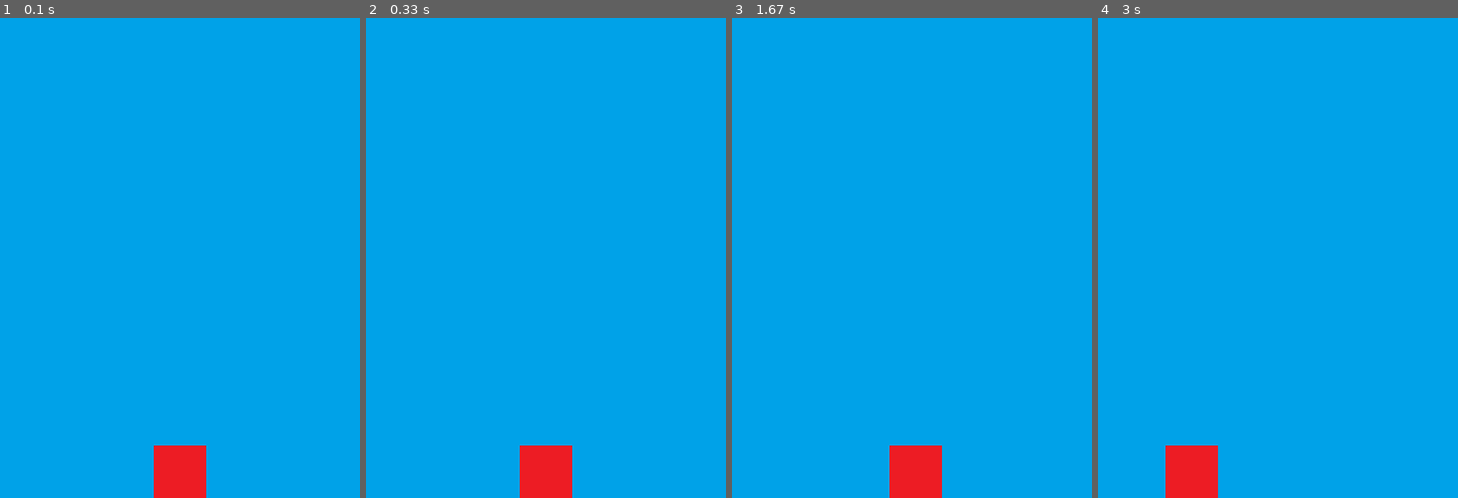
Above: before the commit, frames 1-4 (left to right).
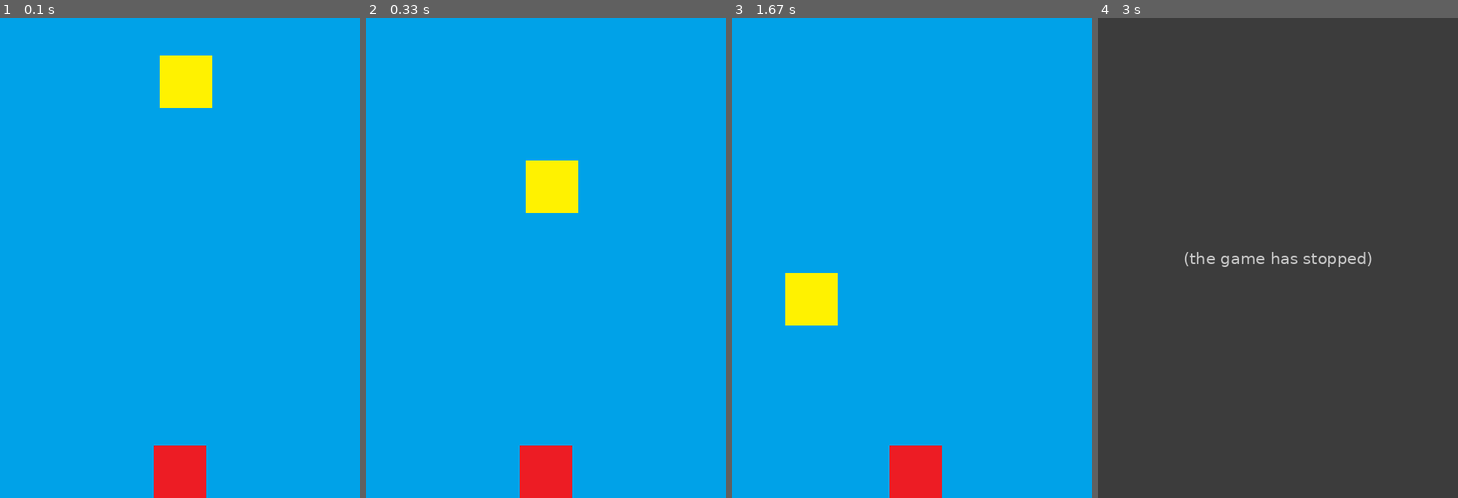
Above: after the commit, the same moments.

Repository: tndud042713/python_game
Game: pygame game, started from pygame_workspace/pygame_basic/quiz.py
The game is run twice, just before and just after one commit, with the same random seed, the same clock (stepped at 60 frames per second) and the same inputs.
Inputs:
- Up to frame 1 (0.1 s): no input
- Up to frame 2 (0.33 s): no input
- Up to frame 3 (1.67 s): hold Right 0.33-0.8 s; hold Right 0.83-1.3 s; hold Left from 1.33 s (still down)
- Up to frame 4 (3 s): release Left at 1.87 s

The runs differ from the first frame. In frame 1, 1.6% of the frame differs, in the area x 44-59%, y 7-19%; in frame 2, 1.6%; in frame 3, 1.6%; in frame 4, 100%, in the area x 0-100%, y 0-100%.
After the commit the program exited at 1.93 s; later frames show no game.

Commit message:
똥피하기 게임 기본틀

Diff:
--- a/pygame_workspace/pygame_basic/quiz.py
+++ b/pygame_workspace/pygame_basic/quiz.py
@@ -1,3 +1,4 @@
+import random
 import pygame
 ################################################################################
 # 기본 초기화 (반드시 해야 하는 것들)
@@ -18,12 +19,10 @@
 # 1. 사용자 게임 초기화 (배경 화면, 게임 이미지, 좌표, 폰트 등)
 
 # 배경만들기
-background = pygame.image.load(
-    "C:\\Users\\USER\\OneDrive\\문서\\python_game\\pygame_workspace\\pygame_basic\\background.png")
+background = pygame.image.load("background.png")
 
 # 캐릭터 만들기
-character = pygame.image.load(
-    "C:\\Users\\USER\\OneDrive\\문서\\python_game\\pygame_workspace\\pygame_basic\\character.png")
+character = pygame.image.load("character.png")
 character_size = character.get_rect().size
 character_width = character_size[0]
 character_height = character_size[1]
@@ -33,6 +32,15 @@
 # 이동위치
 to_x = 0
 character_speed = 10
+
+# 똥 만들기
+ddong = pygame.image.load("enemy.png")
+ddong_size = ddong.get_rect().size
+ddong_width = ddong_size[0]
+ddong_height = ddong_size[1]
+ddong_x_pos = random.randint(0,screen_width - ddong_width)
+ddong_y_pos = 0
+ddong_speed = 10
 
 running = True
 while running:
@@ -59,13 +67,32 @@
     if character_x_pos <0:
         character_x_pos = 0 # 화면 왼쪽으로 넘어가지 않게 해줌
     elif character_x_pos > screen_width - character_width:
-         character_x_pos = screen_width - character_width # 화면 오른쪽으로 넘어가지 않게 해줌
+        character_x_pos = screen_width - character_width # 화면 오른쪽으로 넘어가지 않게 해줌
+
+    ddong_y_pos += ddong_speed
+
+    if ddong_y_pos > screen_height: # 만약에 화면아래로 똥이 도달하면
+        ddong_y_pos = 0; #똥을 다시 0에서 부터 뿌려주고
+        ddong_x_pos = random.randint(0,screen_width - ddong_width) # 다시 렌덤한 x축 위치에서 똥을 뿌려준다.
+
 
     # 4. 충돌 처리
+    character_rect = character.get_rect()
+    character_rect.left = character_x_pos
+    character_rect.top = character_y_pos
+
+    ddong_rect = ddong.get_rect()
+    ddong_rect.left = ddong_x_pos
+    ddong_rect.top = ddong_y_pos
+
+    if character_rect.colliderect(ddong_rect):
+        print("충돌했어요")
+        running = False
 
     # 5. 화면에 그리기
     screen.blit(background, (0, 0))  # 배경그리기
     screen.blit(character, (character_x_pos, character_y_pos))
+    screen.blit(ddong, (ddong_x_pos, ddong_y_pos))
 
     pygame.display.update()  # 계속해서 게임 화면을 그려줘야됨
 
